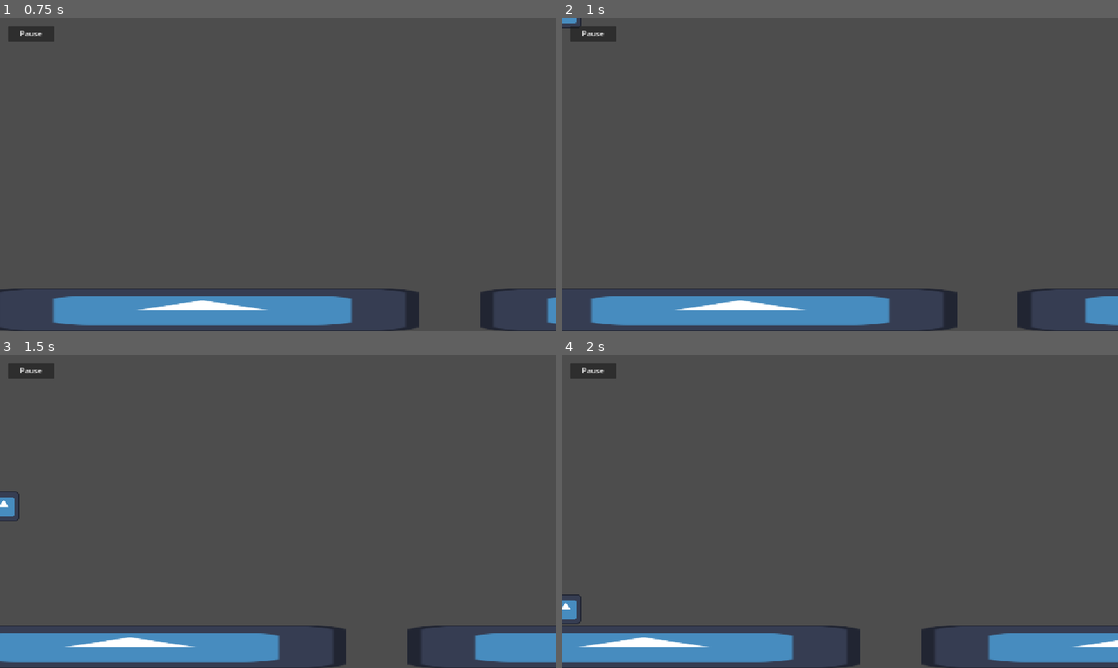
Above: before the commit, frames 1-4 (two rows, left to right).
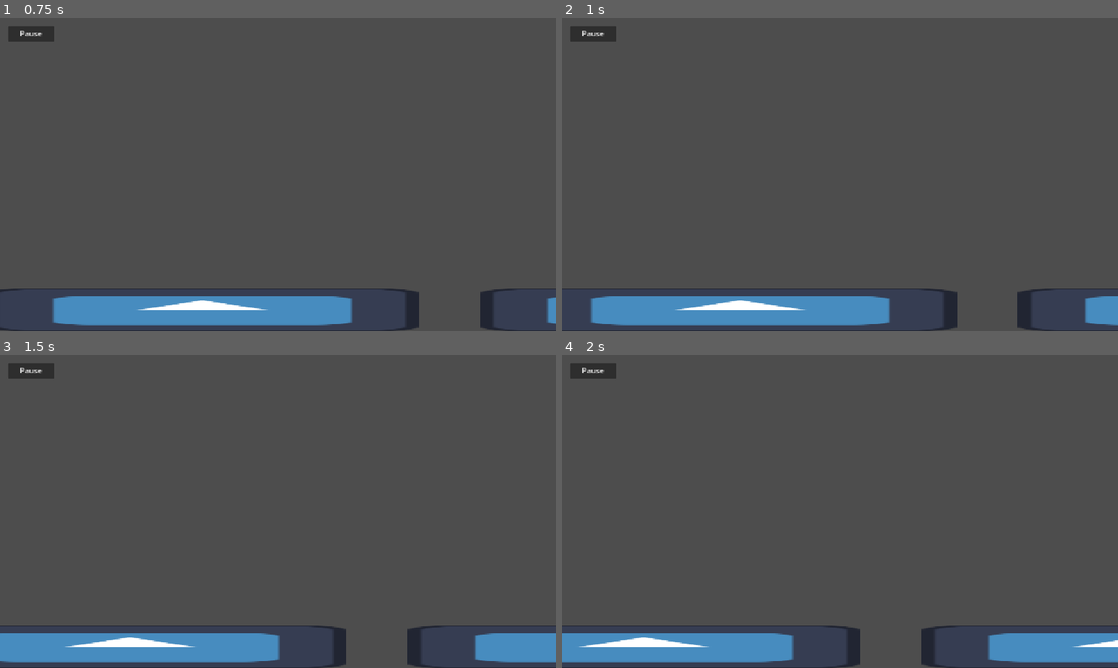
Above: after the commit, the same moments.

Repository: wends05/trash-trek
Game: Godot game, scene res://scenes/MainMenu.tscn
Same seed, same stepped clock (60 frames per second), same inputs: the game is played once before the commit and once after it. The engine's default icon, where the game draws it, is replaced by a stand-in: a white triangle on a blue panel in a dark square.
Inputs:
- Up to frame 1 (0.75 s): click "Start" at 0.5 s
- Up to frame 2 (1 s): no input
- Up to frame 3 (1.5 s): tap Enter (ui_accept) at 1.25 s
- Up to frame 4 (2 s): tap Enter (ui_accept) at 1.52 s

Frame 1 is identical in both runs. In frame 2, less than 0.1% of the frame differs, in the area x 0-4%, y 0-4%; in frame 3, 0.2%; in frame 4, 0.2%, in the area x 0-4%, y 76-86%.
Error after the commit: Parse Error: Identifier "Game" not declared in the current scope. (res://scripts/player.gd:31)

Commit message:
added initial code for collecting trash

Diff:
--- a/scripts/player.gd
+++ b/scripts/player.gd
@@ -4,6 +4,7 @@
 
 const SPEED = 300.0
 const JUMP_VELOCITY = -400.0
+
 
 func _physics_process(delta: float) -> void:
 	player_gravity(delta)
@@ -17,3 +18,18 @@
 func player_gravity(delta: float) -> void:
 	if not is_on_floor():
 		velocity += get_gravity() * delta
+
+
+func _on_trash_collection_area_body_entered(body: Node2D) -> void:
+	if body is Trash:
+		var trash_type = body.type
+		print_debug("Collected Trash: " + trash_type)
+		increment_trash(trash_type)
+
+func increment_trash(type: Utils.TrashType):
+	if type == Utils.TrashType.Recyclable:
+		Game.collected_recyclable += 1
+	if type == Utils.TrashType.Biodegradable:
+		Game.collected_biodegradable += 1
+	if type == Utils.TrashType.ToxicWaste:
+		Game.collected_toxic_waste += 1
